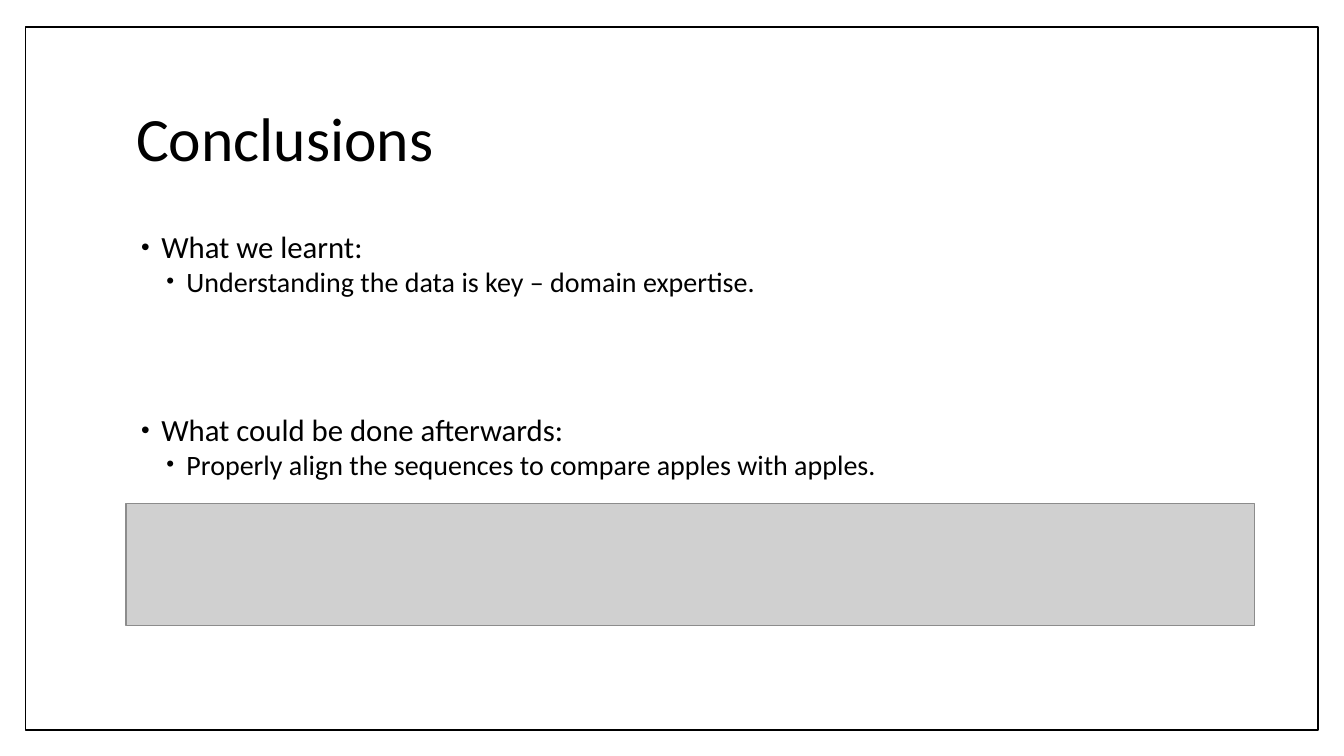
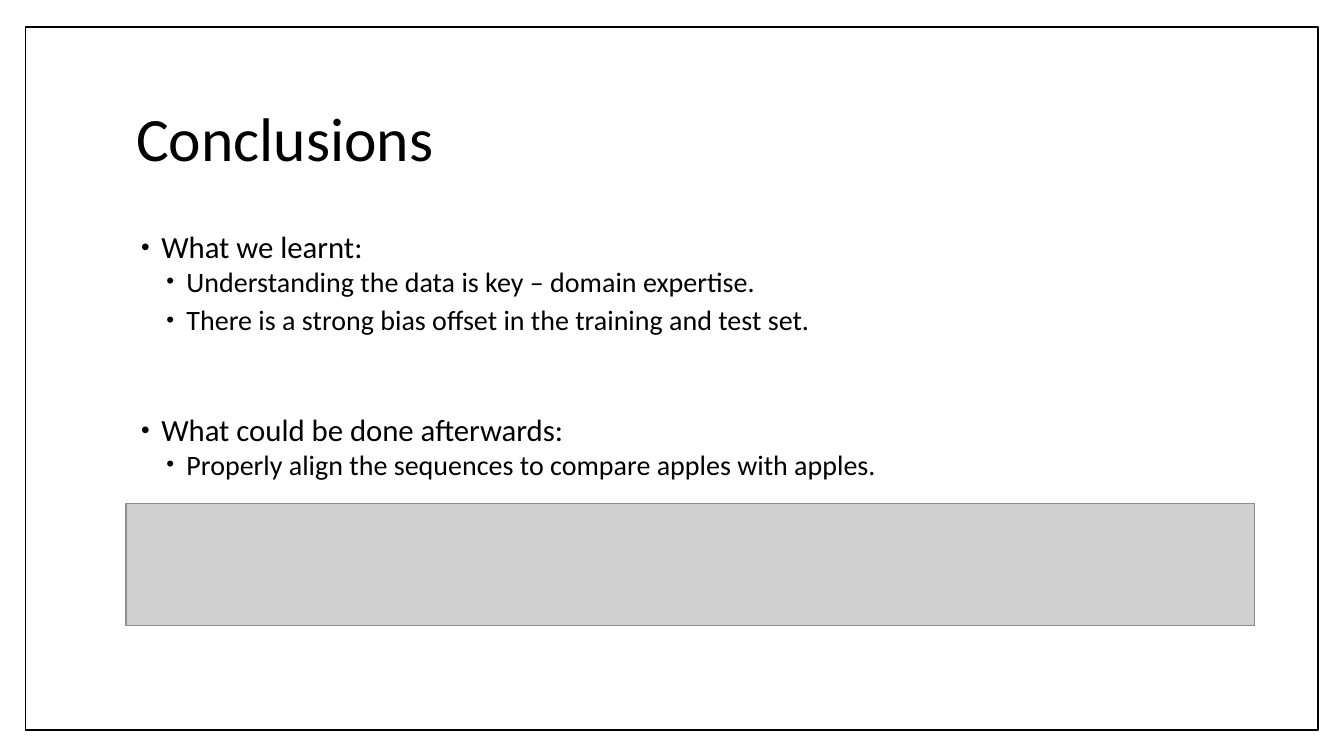
Before and after one commit to bl1zzardx/hivprogression, a slide deck: slide 13 of hivprogression/peer-seminar.pptx. Drawn at 1344x756 pixels with LibreOffice and Linux fonts; fonts in the diff are those of the drawing; grey boxes stand for pictures. Boxes give left, top, right and bottom in pixels: in the first picture for what was removed or moved away, otherwise in the second. Text is boxed around its words. In the diff, an @@ line names an element or a change of style, - is before the commit and + after.

```diff
--- a/hivprogression/peer-seminar.pptx
+++ b/hivprogression/peer-seminar.pptx
@@ text at [186, 310, 809, 335]: paragraph added @@
+  • There is a strong bias offset in the training and test set.
```
Also in this commit, not shown: 2 other slides changed.
